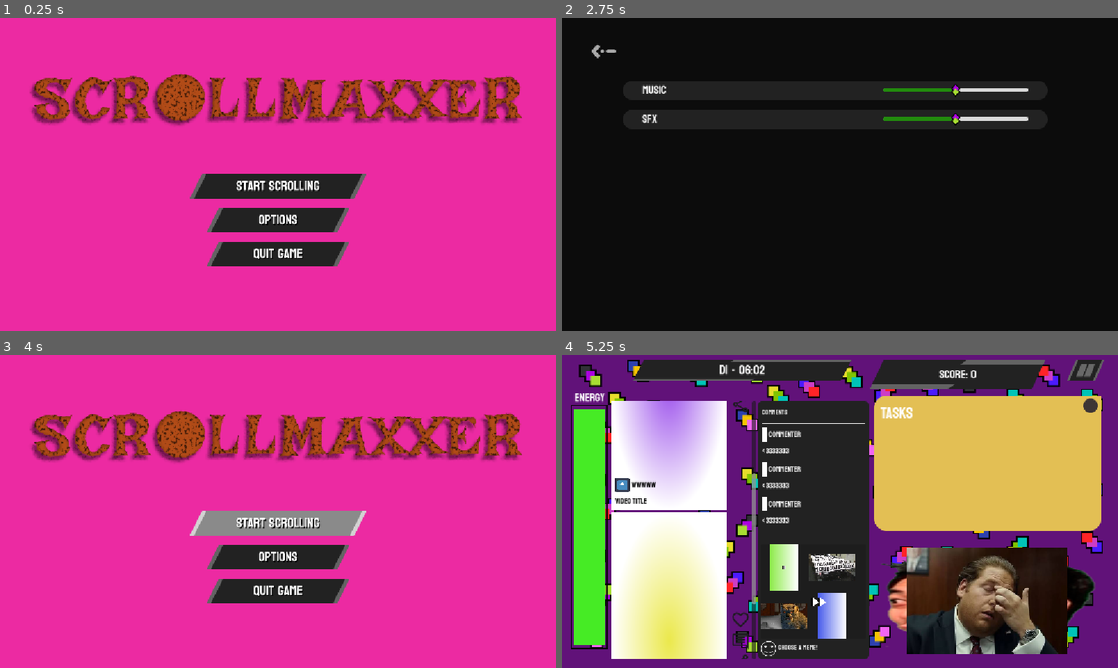
Above: before the commit, frames 1-4 (two rows, left to right).
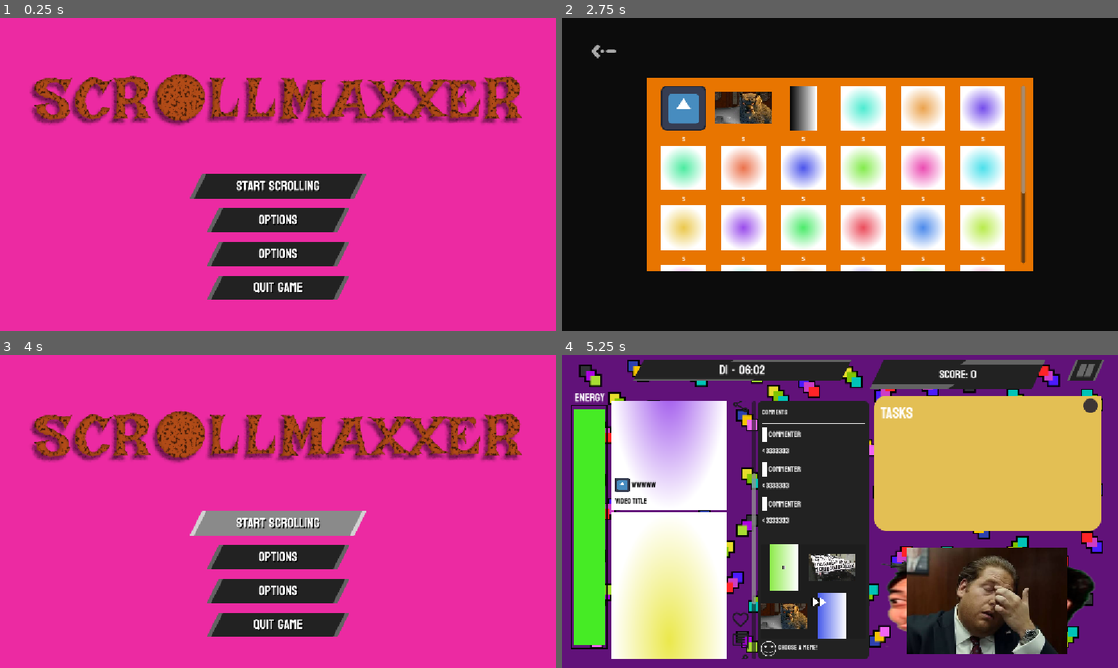
Above: after the commit, the same moments.

Repository: shi-reker/ScrollMaxxer
Game: Godot game, scene res://Scenes/main_menu.tscn
Same seed, same stepped clock (60 frames per second), same inputs: the game is played once before the commit and once after it. The engine's default icon, where the game draws it, is replaced by a stand-in: a white triangle on a blue panel in a dark square. Sound files missing from this copy of the repository are replaced by a short silence.
Inputs (mouse positions are in pixels of both pictures, inside the frame that each line leads up to; where the layout moved, square brackets give the same spot in the first picture):
- Up to frame 1 (0.25 s): no input
- Up to frame 2 (2.75 s): click (840, 252) [840, 221] at 0.5 s; click (600, 52) at 1.25 s; click (840, 221) at 2.02 s
- Up to frame 3 (4 s): click (38, 389) at 2.75 s; click (278, 524) at 3.5 s
- Up to frame 4 (5.25 s): click (784, 567) at 4.25 s; click (834, 567) at 5 s

The runs differ from the first frame. In frame 1, 2.0% of the frame differs, in the area x 37-63%, y 73-90%; in frame 2, 43%, in the area x 14-85%, y 19-81%; in frame 3, 2.0%; in frame 4, less than 0.1%.

Commit message:
gallery menu

Diff:
--- /dev/null
+++ b/Scenes/gallery_item.tscn
@@ -0,0 +1,28 @@
+[gd_scene format=3 uid="uid://c0fxdoy6tv0eg"]
+
+[ext_resource type="Script" uid="uid://vpobbnm0rnh0" path="res://scripts/gallery/gallery_item.gd" id="1_sbgpy"]
+[ext_resource type="Resource" uid="uid://bdpo7ionnm4xe" path="res://resources/memes/normie/like/10of10.tres" id="2_thw1j"]
+[ext_resource type="Texture2D" uid="uid://cedjq3opc11d6" path="res://assets/10of10.jpg" id="3_w3lg7"]
+
+[node name="VBoxContainer" type="VBoxContainer" unique_id=714128930]
+custom_minimum_size = Vector2(120, 120)
+custom_maximum_size = Vector2(120, 120)
+offset_right = 120.0
+offset_bottom = 120.0
+alignment = 2
+script = ExtResource("1_sbgpy")
+res = ExtResource("2_thw1j")
+
+[node name="TextureRect" type="TextureRect" parent="." unique_id=268985810]
+layout_mode = 2
+size_flags_vertical = 3
+texture = ExtResource("3_w3lg7")
+expand_mode = 1
+stretch_mode = 5
+
+[node name="Label" type="Label" parent="." unique_id=1061972228]
+layout_mode = 2
+size_flags_vertical = 0
+text = "s"
+horizontal_alignment = 1
+vertical_alignment = 2
--- /dev/null
+++ b/Scenes/gallery_menu.tscn
@@ -0,0 +1,105 @@
+[gd_scene format=3 uid="uid://b0n6un0wgbyo3"]
+
+[ext_resource type="Texture2D" uid="uid://bblukwsnk5slf" path="res://assets/pause bg.png" id="1_70onu"]
+[ext_resource type="Script" uid="uid://b0a8hy5rswehk" path="res://scripts/gallery/gallery_menu.gd" id="2_xxon1"]
+[ext_resource type="Texture2D" uid="uid://bby0wp0tnobuv" path="res://assets/UI/buttons/back button idle.png" id="3_e36j8"]
+[ext_resource type="Texture2D" uid="uid://cfrphkin8cx7c" path="res://assets/UI/buttons/back button pressed.png" id="4_sxsnq"]
+[ext_resource type="Texture2D" uid="uid://df7pq2oqba0sn" path="res://assets/UI/buttons/back button hover.png" id="5_8cban"]
+[ext_resource type="PackedScene" uid="uid://c0fxdoy6tv0eg" path="res://Scenes/gallery_item.tscn" id="6_e36j8"]
+[ext_resource type="Resource" uid="uid://dj76hh5glt5nb" path="res://resources/memes/angry_red_face.tres" id="7_sxsnq"]
+[ext_resource type="AudioStream" uid="uid://be301kt3bhg78" path="res://assets/audio/JDSherbert - Ultimate UI SFX Pack - Cursor - 1.ogg" id="7_t41tg"]
+[ext_resource type="Resource" uid="uid://cmrhqohcoj8e8" path="res://resources/memes/dummy_meme_04.tres" id="8_8cban"]
+[ext_resource type="AudioStream" uid="uid://j7dbyv2e647i" path="res://assets/audio/laserShoot1.wav" id="8_l32ou"]
+[ext_resource type="Resource" uid="uid://c4x2qf30bncaa" path="res://resources/contents/dummy_content_19.tres" id="9_8cban"]
+
+[sub_resource type="StyleBoxFlat" id="StyleBoxFlat_yf5fn"]
+bg_color = Color(0.90725297, 0.4606266, 0, 1)
+
+[node name="GallleryMenu" type="TextureRect" unique_id=2072360745 node_paths=PackedStringArray("backButton", "hoverSound", "pressSound", "gallery_item_container")]
+offset_right = 1152.0
+offset_bottom = 648.0
+texture = ExtResource("1_70onu")
+script = ExtResource("2_xxon1")
+backButton = NodePath("Back")
+hoverSound = NodePath("HoverSound")
+pressSound = NodePath("PressedSound")
+gallery_item_container = NodePath("PanelContainer/MarginContainer/ScrollContainer/HFlowContainer")
+
+[node name="Back" type="TextureButton" parent="." unique_id=558777392]
+layout_mode = 1
+anchors_preset = -1
+anchor_left = 0.052
+anchor_top = 0.084
+anchor_right = 0.052
+anchor_bottom = 0.084
+texture_normal = ExtResource("3_e36j8")
+texture_pressed = ExtResource("4_sxsnq")
+texture_hover = ExtResource("5_8cban")
+
+[node name="PanelContainer" type="PanelContainer" parent="." unique_id=906376816]
+custom_minimum_size = Vector2(800, 400)
+clip_contents = true
+layout_mode = 1
+anchors_preset = 8
+anchor_left = 0.5
+anchor_top = 0.5
+anchor_right = 0.5
+anchor_bottom = 0.5
+offset_left = -400.0
+offset_top = -200.0
+offset_right = 400.0
+offset_bottom = 200.0
+grow_horizontal = 2
+grow_vertical = 2
+theme_override_styles/panel = SubResource("StyleBoxFlat_yf5fn")
+
+[node name="MarginContainer" type="MarginContainer" parent="PanelContainer" unique_id=2091233215]
+layout_mode = 2
+theme_override_constants/margin_left = 16
+theme_override_constants/margin_top = 16
+theme_override_constants/margin_right = 16
+theme_override_constants/margin_bottom = 16
+
+[node name="ScrollContainer" type="ScrollContainer" parent="PanelContainer/MarginContainer" unique_id=421744942]
+clip_contents = false
+layout_mode = 2
+
+[node name="HFlowContainer" type="HFlowContainer" parent="PanelContainer/MarginContainer/ScrollContainer" unique_id=2073138083]
+layout_mode = 2
+size_flags_horizontal = 3
+
+[node name="VBoxContainer" parent="PanelContainer/MarginContainer/ScrollContainer/HFlowContainer" unique_id=714128930 instance=ExtResource("6_e36j8")]
+layout_mode = 2
+
+[node name="VBoxContainer2" parent="PanelContainer/MarginContainer/ScrollContainer/HFlowContainer" unique_id=1511396350 instance=ExtResource("6_e36j8")]
+layout_mode = 2
+res = ExtResource("7_sxsnq")
+
+[node name="VBoxContainer5" parent="PanelContainer/MarginContainer/ScrollContainer/HFlowContainer" unique_id=2049723440 instance=ExtResource("6_e36j8")]
+layout_mode = 2
+res = ExtResource("8_8cban")
+
+[node name="VBoxContainer6" parent="PanelContainer/MarginContainer/ScrollContainer/HFlowContainer" unique_id=1014085196 instance=ExtResource("6_e36j8")]
+layout_mode = 2
+res = ExtResource("9_8cban")
+
+[node name="VBoxContainer8" parent="PanelContainer/MarginContainer/ScrollContainer/HFlowContainer" unique_id=916533743 instance=ExtResource("6_e36j8")]
+layout_mode = 2
+res = ExtResource("8_8cban")
+
+[node name="VBoxContainer9" parent="PanelContainer/MarginContainer/ScrollContainer/HFlowContainer" unique_id=173208772 instance=ExtResource("6_e36j8")]
+layout_mode = 2
+res = ExtResource("8_8cban")
+
+[node name="VBoxContainer7" parent="PanelContainer/MarginContainer/ScrollContainer/HFlowContainer" unique_id=1836741514 instance=ExtResource("6_e36j8")]
+layout_mode = 2
+res = ExtResource("8_8cban")
+
+[node name="HoverSound" type="AudioStreamPlayer2D" parent="." unique_id=888602219]
+stream = ExtResource("7_t41tg")
+
+[node name="PressedSound" type="AudioStreamPlayer2D" parent="." unique_id=1585724704]
+stream = ExtResource("8_l32ou")
+
+[connection signal="mouse_entered" from="Back" to="." method="_on_back_mouse_entered"]
+[connection signal="pressed" from="Back" to="." method="_on_back_pressed"]
--- a/Scenes/main_menu.tscn
+++ b/Scenes/main_menu.tscn
@@ -52,6 +52,14 @@
 texture_pressed = ExtResource("3_vr1f0")
 texture_hover = ExtResource("4_t1dhk")
 
+[node name="Gallery" type="TextureButton" parent="VBoxContainer" unique_id=148382213]
+layout_mode = 2
+size_flags_horizontal = 4
+size_flags_vertical = 4
+texture_normal = ExtResource("5_5egv6")
+texture_pressed = ExtResource("6_vtepg")
+texture_hover = ExtResource("7_8dnnj")
+
 [node name="Options" type="TextureButton" parent="VBoxContainer" unique_id=2014574198]
 layout_mode = 2
 size_flags_horizontal = 4
@@ -76,6 +84,8 @@
 
 [connection signal="mouse_entered" from="VBoxContainer/Start" to="." method="_on_start_mouse_entered"]
 [connection signal="pressed" from="VBoxContainer/Start" to="." method="_on_start_pressed"]
+[connection signal="mouse_entered" from="VBoxContainer/Gallery" to="." method="_on_options_mouse_entered"]
+[connection signal="pressed" from="VBoxContainer/Gallery" to="." method="_on_gallery_pressed"]
 [connection signal="mouse_entered" from="VBoxContainer/Options" to="." method="_on_options_mouse_entered"]
 [connection signal="pressed" from="VBoxContainer/Options" to="." method="_on_options_pressed"]
 [connection signal="mouse_entered" from="VBoxContainer/Quit" to="." method="_on_quit_mouse_entered"]
--- a/scripts/contents/content_stats.gd
+++ b/scripts/contents/content_stats.gd
@@ -3,6 +3,8 @@
 
 @export var code: Enums.Content = 0
 @export var genre: Enums.Genre = 0
+@export var name: String = ""
+
 
 @export var texture: Texture2D = preload("res://assets/temp_content_sprite.tres")
 
--- /dev/null
+++ b/scripts/gallery/gallery_item.gd
@@ -0,0 +1,25 @@
+@tool
+extends VBoxContainer
+class_name GalleryItem
+
+@onready var tex: TextureRect = $TextureRect
+@onready var label: Label = $Label
+
+@export var res: Resource:
+	set(value):
+		res = value
+		if is_node_ready():
+			_update_display()
+
+func _ready() -> void:
+	_update_display()
+
+func _update_display() -> void:
+	if res is MemeStats:
+		_set_display(res.texture, res.name)
+	elif res is ContentStats:
+		_set_display(res.texture, res.name)
+
+func _set_display(texture: Texture2D, display_name: String) -> void:
+	tex.texture = texture
+	label.text = str("s", display_name)
--- /dev/null
+++ b/scripts/gallery/gallery_menu.gd
@@ -0,0 +1,46 @@
+extends TextureRect
+
+@export var backButton:TextureButton
+@export var hoverSound:AudioStreamPlayer2D
+@export var pressSound:AudioStreamPlayer2D
+
+@export var gallery_item_container: HFlowContainer
+
+@onready var gallery_item_scene = preload("res://Scenes/gallery_item.tscn")
+
+func _ready() -> void:
+	for child in gallery_item_container.get_children():
+		child.queue_free()
+	for content in Enums.content_resource.keys():
+		generate_content_card(content, Enums.content_resource[content])
+
+	for meme in Enums.meme_resource.keys():
+		generate_meme_card(meme, Enums.meme_resource[meme])
+
+func generate_content_card(_content: Enums.Content, res: ContentStats):
+	var gallery_item: GalleryItem = gallery_item_scene.instantiate() as GalleryItem
+	gallery_item.res = res
+	gallery_item_container.add_child(gallery_item)
+
+func generate_meme_card(_meme: Enums.Meme, _res: MemeStats):
+	pass
+
+
+func _on_music_changed(val:float):
+	print_debug(val)
+
+func _on_sfx_changed(val:float):
+	print_debug(val)
+
+func _on_back_pressed() -> void:
+	pressSound.play()
+	await  pressSound.finished
+	if MenuChanges.prevScene == "res://Scenes/pause_menu.tscn":
+		var pauseScene = load(MenuChanges.prevScene)
+		get_parent().add_child(pauseScene.instantiate())
+		queue_free()
+	else:
+		get_tree().change_scene_to_file(MenuChanges.prevScene)
+
+func _on_back_mouse_entered() -> void:
+	hoverSound.play()
--- a/scripts/memes/meme_stats.gd
+++ b/scripts/memes/meme_stats.gd
@@ -4,6 +4,7 @@
 @export var code: Enums.Meme = 0
 @export var emo: Enums.Emo = 0
 @export var genre: Enums.Genre = 0
+@export var name: String = ""
 
 #var tempSprite: Sprite2D = preload("res://assets/template_sprite.tscn").instantiate() as Sprite2D
 @export var texture: Texture2D
--- a/scripts/menus/main_menu.gd
+++ b/scripts/menus/main_menu.gd
@@ -34,3 +34,12 @@
 
 func _on_quit_mouse_entered() -> void:
 	hoverSound.play()
+
+
+
+func _on_gallery_pressed() -> void:
+	pressSound.play()
+	await  pressSound.finished
+	MenuChanges.prevScene = "res://Scenes/main_menu.tscn"
+	get_tree().change_scene_to_file("res://Scenes/gallery_menu.tscn")
+	#queue_free()
Not shown, added: scripts/gallery/gallery_item.gd.uid
Not shown, added: scripts/gallery/gallery_menu.gd.uid
